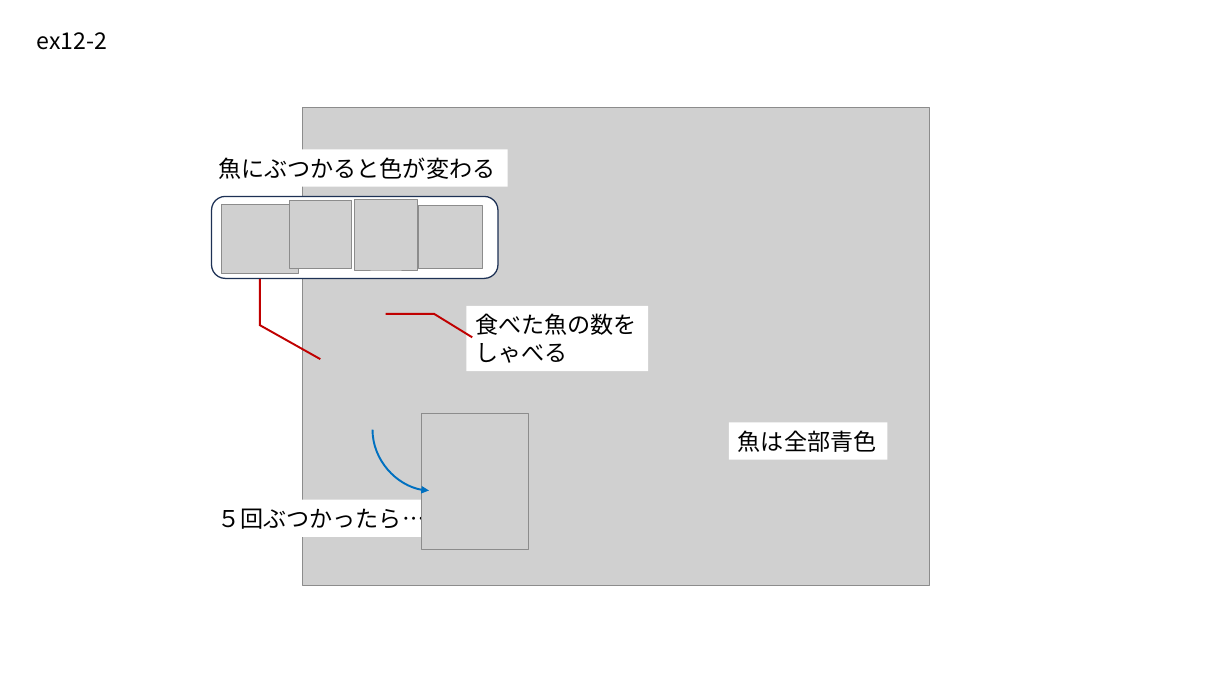
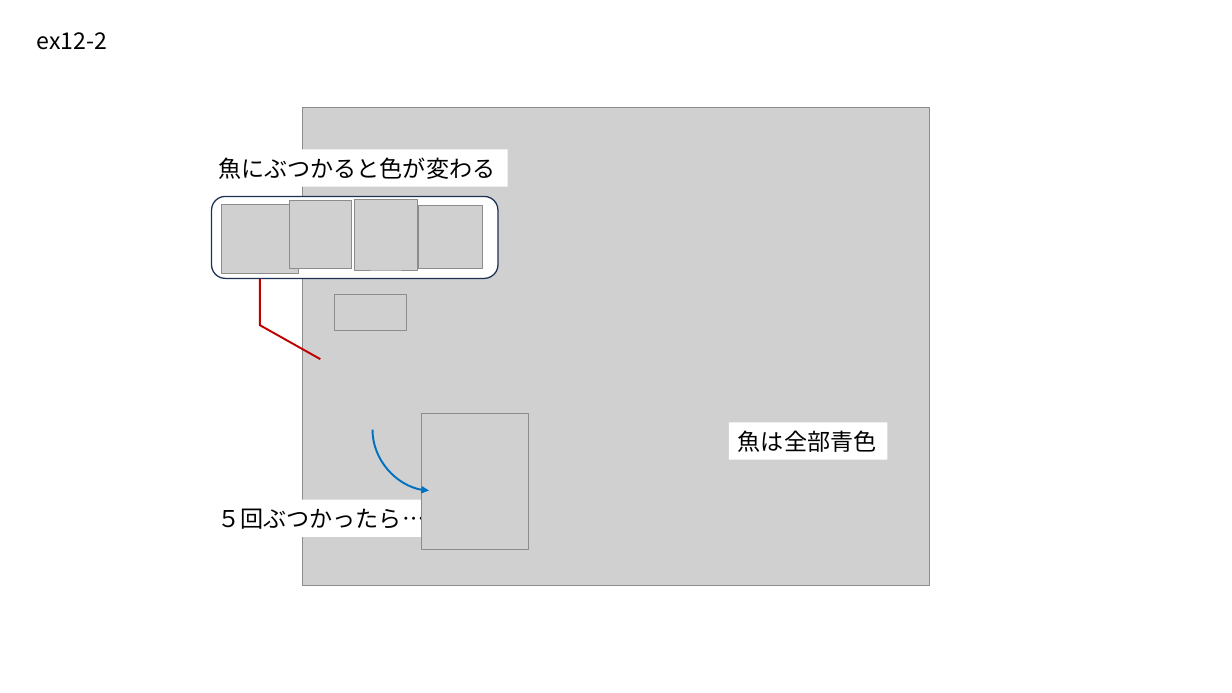
Before and after one commit to p5nyan/p5nyan.github.io, a slide deck: slide 8 of lesson/fig/ex-figs.pptx. Drawn at 1232x693 pixels with LibreOffice and Linux fonts; fonts in the diff are those of the drawing; grey boxes stand for pictures. Boxes give left, top, right and bottom in pixels: in the first picture for what was removed or moved away, otherwise in the second. Text is boxed around its words. In the diff, an @@ line names an element or a change of style, - is before the commit and + after.

```diff
--- a/lesson/fig/ex-figs.pptx
+++ b/lesson/fig/ex-figs.pptx
@@ picture added at (335, 295, 407, 331) @@
@@ freeform shape removed at (385, 314, 472, 337) @@
@@ rectangle removed at (467, 306, 649, 372) @@
-食べた魚の数を
-しゃべる
```
Also in this commit, not shown: 1 slide added, 1 slide removed, 2 other files.
